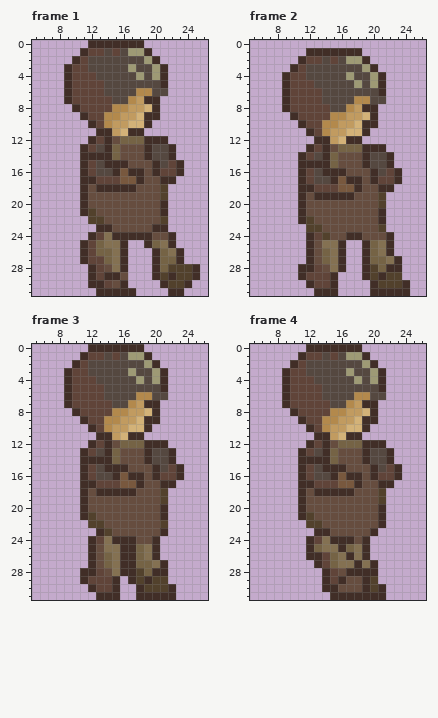
Pixel-art file -- Game Sprites/With new color/Sprite With Animation/Fixed/Run/character - run- without gun - ii.aseprite. The picture above is the old version.
32x32 pixels, 6 frames. Shown: frame 1: x 5..26, y 0..31; frame 2: x 5..26, y 0..31; frame 3: x 5..26, y 0..31; frame 4: x 5..26, y 0..31. The commit also changed other frames, which this record leaves out.
The result:
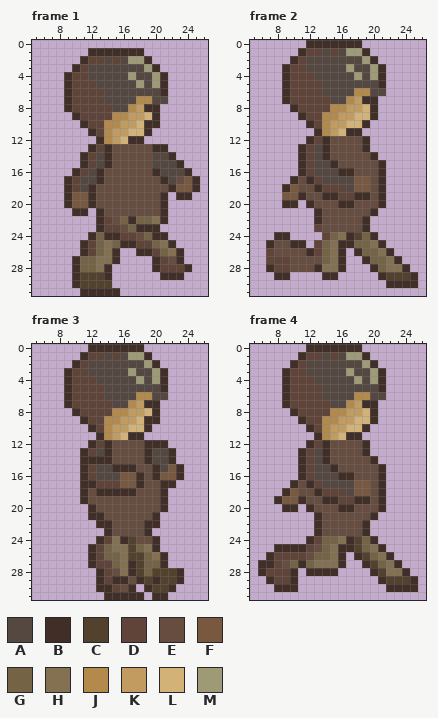
Palette (. is transparent): A #554840  B #412e27  C #52412c  D #604439  E #664d3f  F #78583e  G #756345  H #847152  J #b3894c  K #c19b60  L #d3b278  M #9e9a75
The edit:
Frame 1:
y 0: x 12..18 BBBBBBB -> .......
y 1: x 11..19 BDDADAMMB -> .BBBBBBB.
y 2: x 10..13 BDAA -> .BDD; x 15 A -> D; x 17..20 AAMB -> MMB.
y 3: x 9..10 BD -> .B; x 17 M -> A; x 19..21 AMB -> MB.
y 4: x 12 D -> A; x 17..18 AM -> MA
y 5: x 13 D -> A; x 18 A -> M; x 20 A -> M
y 6: x 18..19 JJ -> AA; x 21 A -> B
y 7: x 14 D -> A; x 17..21 JKBB. -> AJJAA
y 8: x 9..10 .B -> BD; x 15..17 JJK -> AAJ; x 19 L -> B
y 9: x 10..11 .B -> BD; x 14 J -> D; x 16 K -> J; x 18..19 LB -> KL
y 10: x 11..12 .B -> BD; x 15 K -> J; x 17 L -> K; x 20 . -> B
y 11: x 12..14 .BB -> BDJ; x 16..19 LBB. -> KLLB
y 12: x 12..21 BDBEGGGBBB -> .BJKLBB...
y 13: x 11..13 BDA -> .BD; x 15 G -> E; x 19..22 BAAB -> EBB.
y 14: x 12..13 BB -> DA; x 15 G -> E; x 19 B -> E
y 15: x 15..16 BB -> EE; x 20 B -> A; x 22 D -> A
y 16: x 10..18 .BDAABFBB -> BDABEEEEE; x 21..24 DDB. -> AAAB
y 17: x 9..18 ..BBDDDFFB -> BDAABEEEEE; x 22..25 B... -> AEFB
y 18: x 9..17 ..BEBBBBB -> BDABEEEEE; x 21..25 C.... -> EBFFB
y 19: x 9..12 ..BE -> BFFB; x 21 C -> B; x 23..24 .. -> BB
y 20: x 9..12 ..BE -> BFFB
y 21: x 10 . -> B; x 12..13 CE -> .B
y 22: x 12..14 CCE -> .BD; x 16..21 EEEEEC -> GBGGHB
y 23: x 14..15 BE -> DD; x 17..19 EEE -> GBB; x 21 B -> .
y 24: x 13..14 DH -> GB; x 16..22 BBBBEEB -> DDEGBB.
y 25: x 15 H -> G; x 17..19 ..B -> BDD
y 26: x 14..16 GHB -> HB.; x 18..20 ..B -> BBD
y 27: x 10..16 .BDDGHB -> BGGHHB.; x 21..22 GG -> DE
y 28: x 10..16 ..BDEHB -> BGGHB..; x 21..25 GCCCB -> DDDB.
y 29: x 10..13 ..BD -> BCCC; x 15..16 BE -> ..; x 20..21 BC -> .B; x 23..25 CCB -> B..
y 30: x 10..16 ..BBDEB -> BCCCC..; x 21..24 BCCB -> ....
y 31: x 11..12 .. -> BB; x 16..17 BB -> ..; x 22..23 BB -> ..
Frame 2:
y 0: x 12..18 ....... -> BBBBBBB
y 1: x 11..19 .BBBBBBB. -> BDDADAMMB
y 2: x 10..13 .BDD -> BDAA; x 15 D -> A; x 17..20 MMB. -> AAMB
y 3: x 9..10 .B -> BD; x 17 A -> M; x 19..21 MB. -> AMB
y 4: x 12 A -> D; x 17..18 MA -> AM
y 5: x 13 A -> D; x 18 M -> A; x 20 M -> A
y 6: x 18..19 AA -> JJ; x 21 B -> A
y 7: x 14 A -> D; x 17..21 AJJAA -> JKBB.
y 8: x 9..10 BD -> .B; x 15..17 AAJ -> JJK; x 19 B -> L
y 9: x 10..11 BD -> .B; x 14 D -> J; x 16 J -> K; x 18 K -> L
y 10: x 11..12 BD -> .B; x 15 J -> K; x 17 K -> L; x 20 B -> .
y 11: x 12..13 BD -> .B; x 16..19 KLLB -> LBB.
y 12: x 12..13 .B -> BD; x 15..19 KLBB. -> EEEEB
y 13: x 11..13 .BD -> BDA; x 16..18 GGG -> EEE; x 20..21 BB -> ..
y 14: x 15 G -> E; x 19..22 BAAB -> EB..
y 15: x 12..15 BBBG -> DAAB; x 19..22 BAAB -> EEB.
y 16: x 14..15 BB -> AA; x 17 E -> B; x 20..23 BADB -> EB..
y 17: x 10..13 .BDA -> BEBD; x 15..23 BFBBEBDDB -> AAAFFEB..
y 18: x 9..13 ..BBD -> BFEEB; x 16..19 FFBE -> DAFF; x 22 B -> .
y 19: x 9..10 .. -> FF; x 13 B -> E; x 16..19 BBEE -> DDBB; x 21 C -> B
y 20: x 9..12 ..BE -> BB.B; x 16..17 EE -> BB; x 21 C -> B
y 21: x 11..13 BEE -> ..B; x 20..21 EB -> B.
y 22: x 11..13 BCE -> ..B; x 19..21 EEB -> B..
y 23: x 12..13 CC -> .D; x 19..21 EEC -> B..
y 24: x 8..9 .. -> BB; x 12..16 BDCEE -> ..DGH; x 18..22 BEEEB -> CGB..
y 25: x 7..14 .....BEH -> BEEBB.DG; x 17..22 ..BGHB -> BGGHB.
y 26: x 7..11 ..... -> DEEEE; x 13 E -> D; x 18..19 .B -> BG
y 27: x 7..12 .....B -> DDDEEE
y 28: x 7..14 ....BBDE -> BDDEEEBH; x 19..20 BC -> .B; x 22..24 BB. -> HHB
y 29: x 8..9 .. -> BB; x 11..14 BDDD -> ...B; x 19..20 BC -> ..; x 24..25 .. -> CB
y 30: x 12..15 BDDB -> ....; x 20..23 BCCC -> ..BB; x 25 . -> B
y 31: x 13..15 BBB -> ...; x 20..24 BBBBB -> .....
Frame 3:
y 11: x 14 B -> J
y 12: x 16..18 GGG -> EEE
y 13..14: x 15 G -> E
y 15: x 14 B -> A; x 17 E -> B; x 22 D -> F
y 16: x 15 B -> A; x 17 B -> F; x 21..22 DD -> FF
y 18..19: x 21 C -> B
y 20: x 11..12 BE -> .B
y 21: x 11..13 BCE -> .BB; x 20..21 EB -> B.
y 22: x 12..14 CCE -> .BB; x 19..21 EEC -> BB.
y 23: x 13..14 BC -> .B; x 19..21 EEB -> B..
y 24: x 12..15 BDHB -> .BDH; x 17 B -> C
y 25: x 13..14 EH -> DG; x 16..17 BB -> HC
y 26: x 13 E -> D; x 15..21 HBBGHB. -> GHCCGHB
y 27: x 13..16 EGHB -> DDGH; x 18 G -> C; x 20 H -> G
y 28: x 11..16 BBDEHB -> ..BDEH; x 20..23 BB.. -> CCCB
y 29: x 11..13 BDD -> ..B; x 16..20 .BCBC -> BEBCB; x 22..23 .. -> CB
y 30: x 12..19 BDDB..BC -> .BBDEB.B
y 31: x 13 B -> .; x 16..17 .. -> BB; x 19 B -> .; x 22 B -> .
Frame 4:
y 9: x 19 B -> L
y 11: x 14 B -> J
y 12: x 16..18 GGG -> EEE; x 20..21 BB -> ..
y 13: x 15 G -> E; x 20..22 AAB -> ...
y 14: x 12..13 BB -> DA; x 15 G -> E; x 19..22 BAAB -> EB..
y 15: x 14 B -> A; x 16 B -> E; x 20..23 BADB -> EB..
y 16: x 15..16 BF -> AB; x 18 B -> E; x 20..23 BDDB -> EB..
y 17: x 10..11 .B -> BE; x 14..19 DDFFBE -> AAAAFF; x 22 B -> .
y 18: x 9..11 ..B -> BFE; x 14..19 BBBBEE -> DDDAFF; x 21 C -> B
y 19: x 8..10 ... -> BFF; x 14..19 EEEEEE -> BBDDBB; x 21 C -> B
y 20: x 9..12 ..BE -> BB.B; x 16..17 EE -> BB
y 21: x 11..13 BCE -> ..B; x 20..21 EB -> B.
y 22: x 12..13 CC -> .B; x 19..21 EEB -> B..
y 23: x 14 B -> E; x 19..20 EB -> B.
y 24: x 14..16 HBB -> GGH; x 18..20 EB. -> CGB
y 25: x 8..14 ....BGH -> BBBBDEG; x 17..21 GHB.. -> BCGHB
y 26: x 7..22 .....BBDGHBHB... -> BDDDDEGGHB.BCGHB
y 27: x 6..23 .......BDGHHBHB... -> BBDEGBGHHHB..BCGHB
y 28: x 6..10 ..... -> BDDDB; x 12..13 .. -> BB; x 15..19 DEBBB -> B....; x 21..24 .... -> CHHB
y 29: x 7..10 .... -> BDDB; x 14..25 BDBEEBC..... -> .......BCCCB
y 30: x 8..10 ... -> BBB; x 14..25 BBEEEBCB.... -> ........BBBB
y 31: x 15..21 BBBBBBB -> .......
Where, in picture pixels (left, top, right, bottom), the same in both pictures:
changed: (64, 40, 200, 296)
changed: (266, 40, 418, 296)
changed: (80, 432, 184, 600)
changed: (258, 416, 418, 600)
